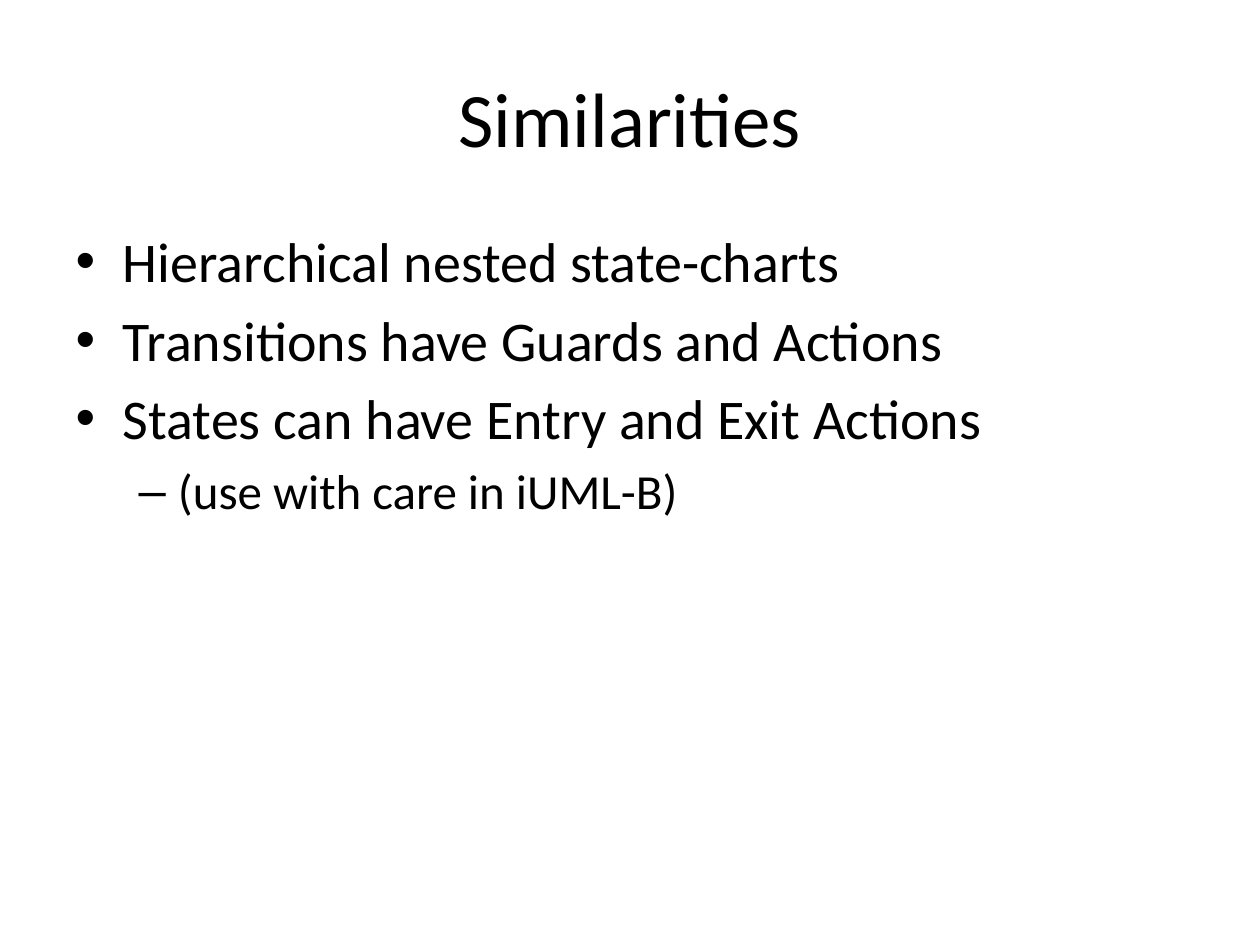
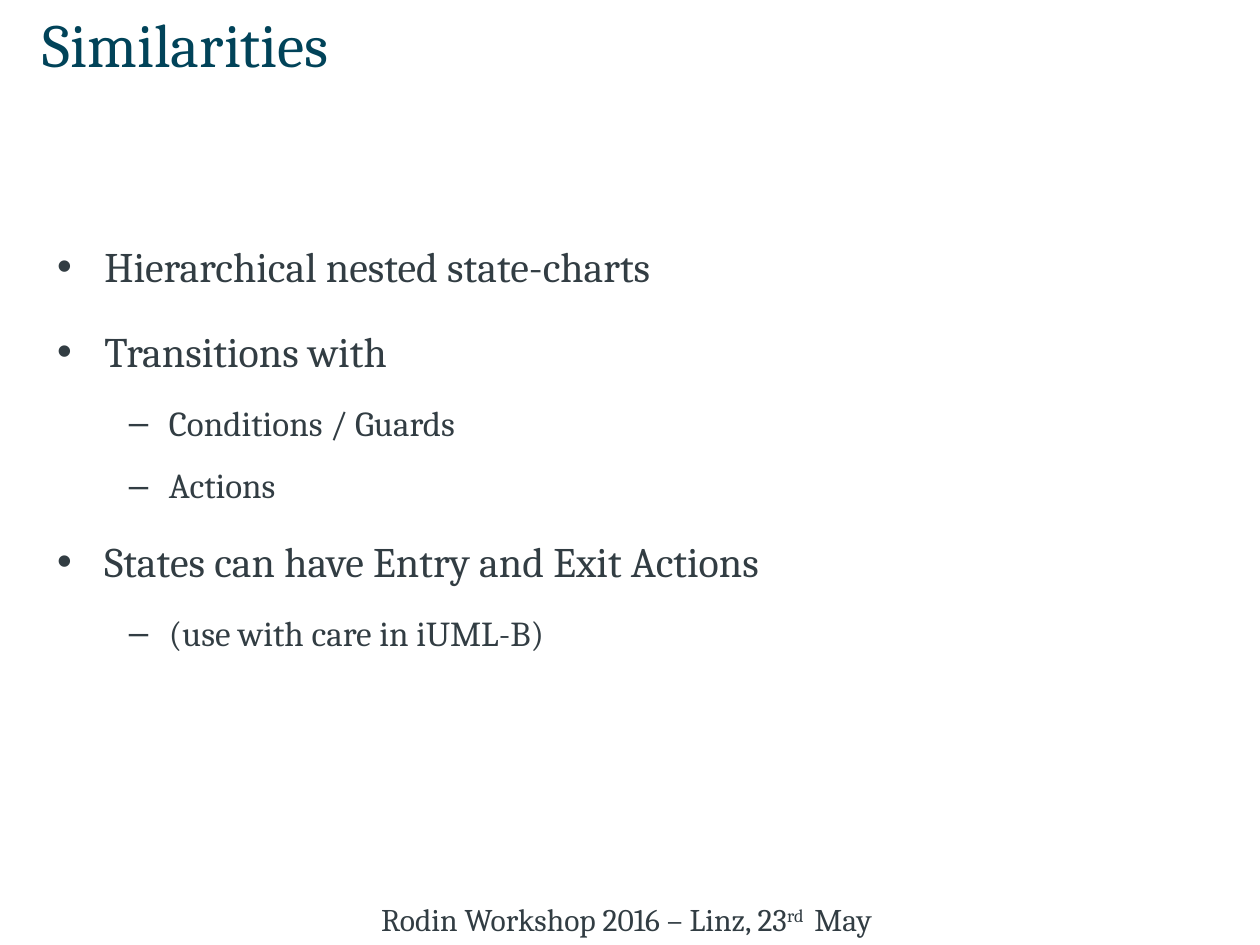
Before and after one commit to kmorris3/rodin_scxml_plugin, a slide deck: slide 7 of manuscripts/RW2016/RodingWS16_SCXML.pptx (slide 5 before the commit). Drawn at 1260x945 pixels with LibreOffice and Linux fonts; fonts in the diff are those of the drawing. Boxes give left, top, right and bottom in pixels: in the first picture for what was removed or moved away, otherwise in the second. Text is boxed around its words. In the diff, an @@ line names an element or a change of style, - is before the commit and + after.

Commit message:
Completed presentation for Rodin Workshop 2016

```diff
--- a/manuscripts/RW2016/RodingWS16_SCXML.pptx
+++ b/manuscripts/RW2016/RodingWS16_SCXML.pptx
@@ title "Similarities": place and size @@
-title "Similarities" at [459,93,801,148]
+title "Similarities" at [43,24,329,68]
@@ title "Similarities" at [43,24,329,68]: size 44 to 35 pt, font Calibri to Cambria, text colour #000000 to #014359; alignment centre to left; vertical alignment middle to top @@
@@ text "Hierarchical nested state-charts": place and size @@
-text "Hierarchical nested state-charts" at [123,243,981,516]
+text "Hierarchical nested state-charts" at [104,253,759,651]
@@ text at [104,253,759,651]: size 32 to 24 pt in "Hierarchical nested state-charts", "States can have Entry and Exit Actions"; font Calibri to Cambria, text colour #000000 to #323D43 in "Hierarchical nested state-charts", "States can have Entry and Exit Actions", "(use with care in iUML-B)"; size 28 to 20 pt in "(use with care in iUML-B)"; more space between paragraphs; indent changed; line spacing 1 to 0.9 @@
@@ text at [104,338,455,499]: text changed; size 32 to 20 pt; font Calibri to Cambria; text colour #000000 to #323D43 @@
-• Transitions have Guards and Actions
+• Transitions with
+  – Conditions / Guards
+  – Actions
@@ text added at [381,909,871,938], 18 pt, text #323D43 @@
+Rodin Workshop 2016 – Linz, 23rd May
```
Also in this commit, not shown: 9 other slides changed, 10 slides added, 4 slides removed.
